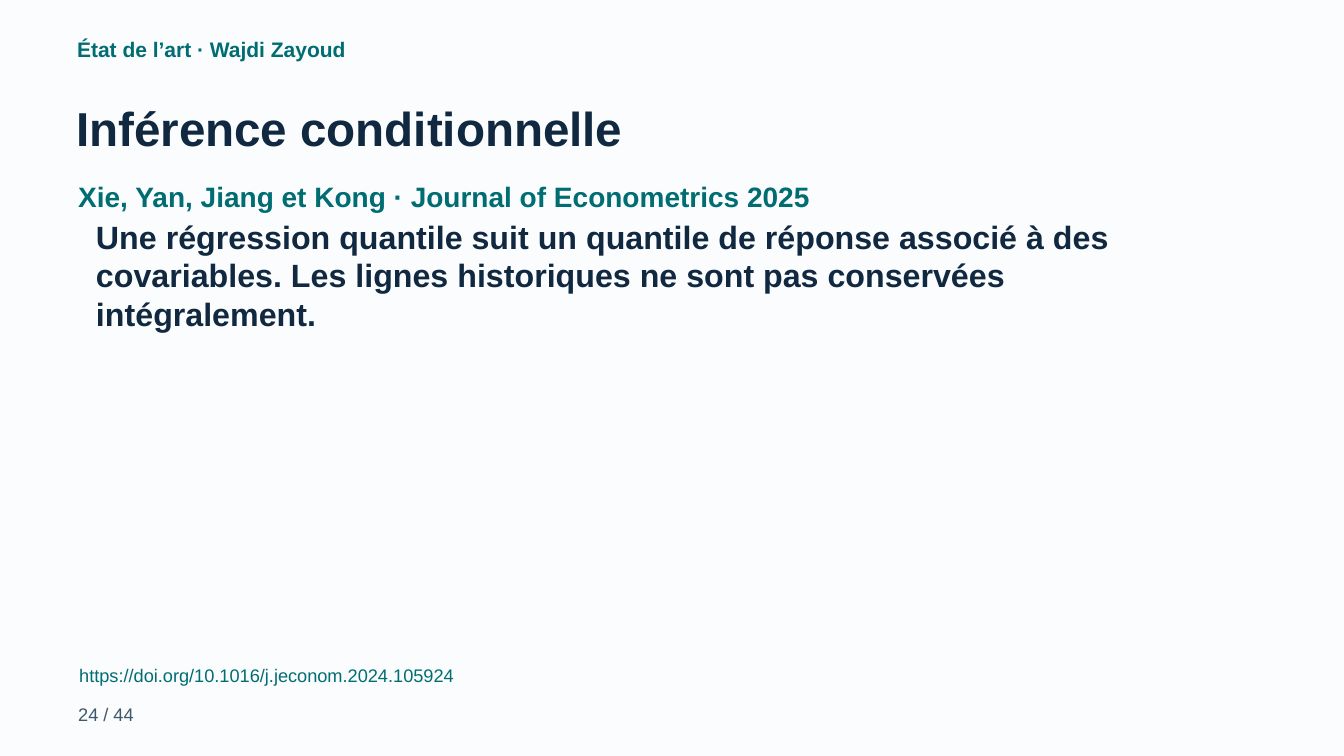
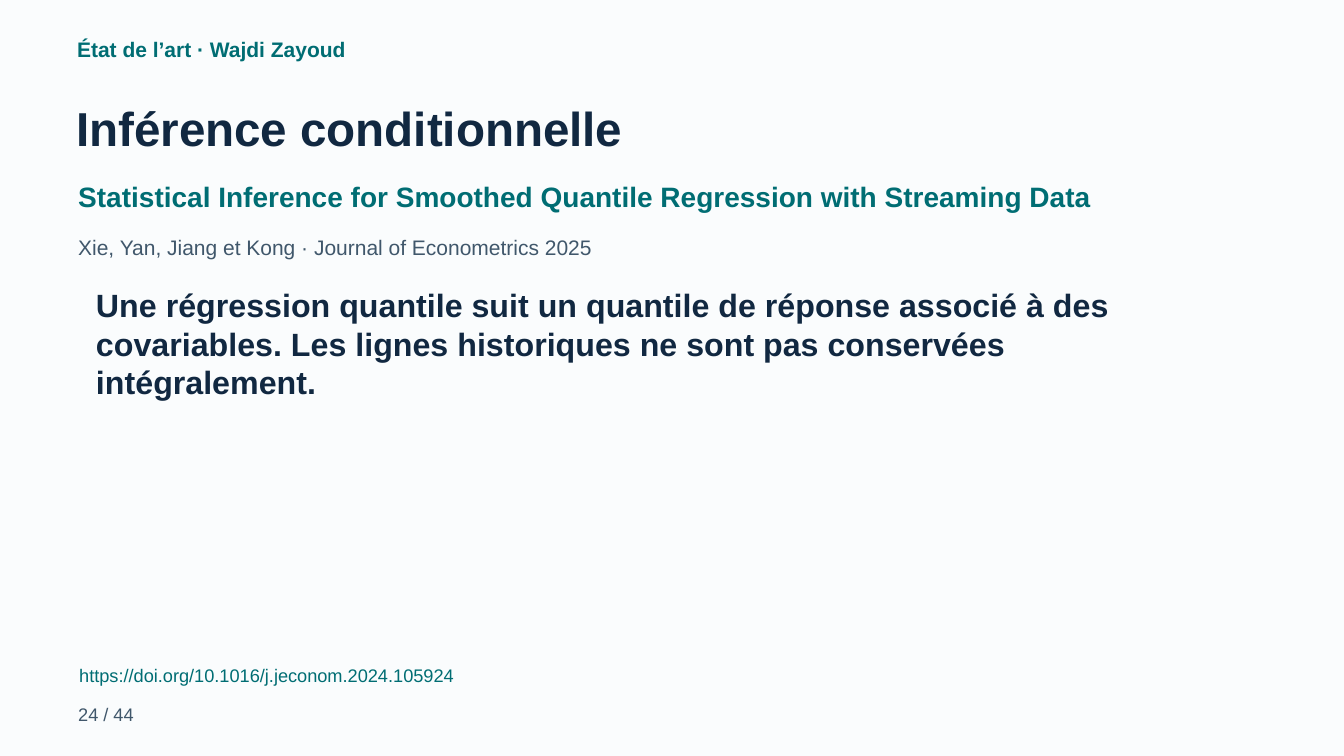
Before and after one commit to cherniyoussef-max/data-stream-mining-, a slide deck: slide 24 of presentation/Data_Stream_Mining_Final_Anime.pptx. Drawn at 1344x756 pixels with LibreOffice and Linux fonts; fonts in the diff are those of the drawing. Boxes give left, top, right and bottom in pixels: in the first picture for what was removed or moved away, otherwise in the second. Text is boxed around its words. In the diff, an @@ line names an element or a change of style, - is before the commit and + after.

```diff
--- a/presentation/Data_Stream_Mining_Final_Anime.pptx
+++ b/presentation/Data_Stream_Mining_Final_Anime.pptx
@@ text added at (x1=78, y1=186, x2=1090, y2=212), 20 pt, text #006D73, bold @@
+Statistical Inference for Smoothed Quantile Regression with Streaming Data
@@ text "Xie, Yan, Jiang et Kong ..." moved from (x1=78, y1=186, x2=809, y2=212) to (x1=78, y1=239, x2=592, y2=259) @@
@@ text "Xie, Yan, Jiang et Kong ..." at (x1=78, y1=239, x2=592, y2=259): size 20 to 15 pt, text colour #006D73 to #40576B, bold off @@
@@ text "Une régression quantile suit un ..." moved from (x1=96, y1=225, x2=1108, y2=332) to (x1=96, y1=293, x2=1108, y2=401) @@
```
Also in this commit, not shown: 14 other slides changed, 34 other files.
